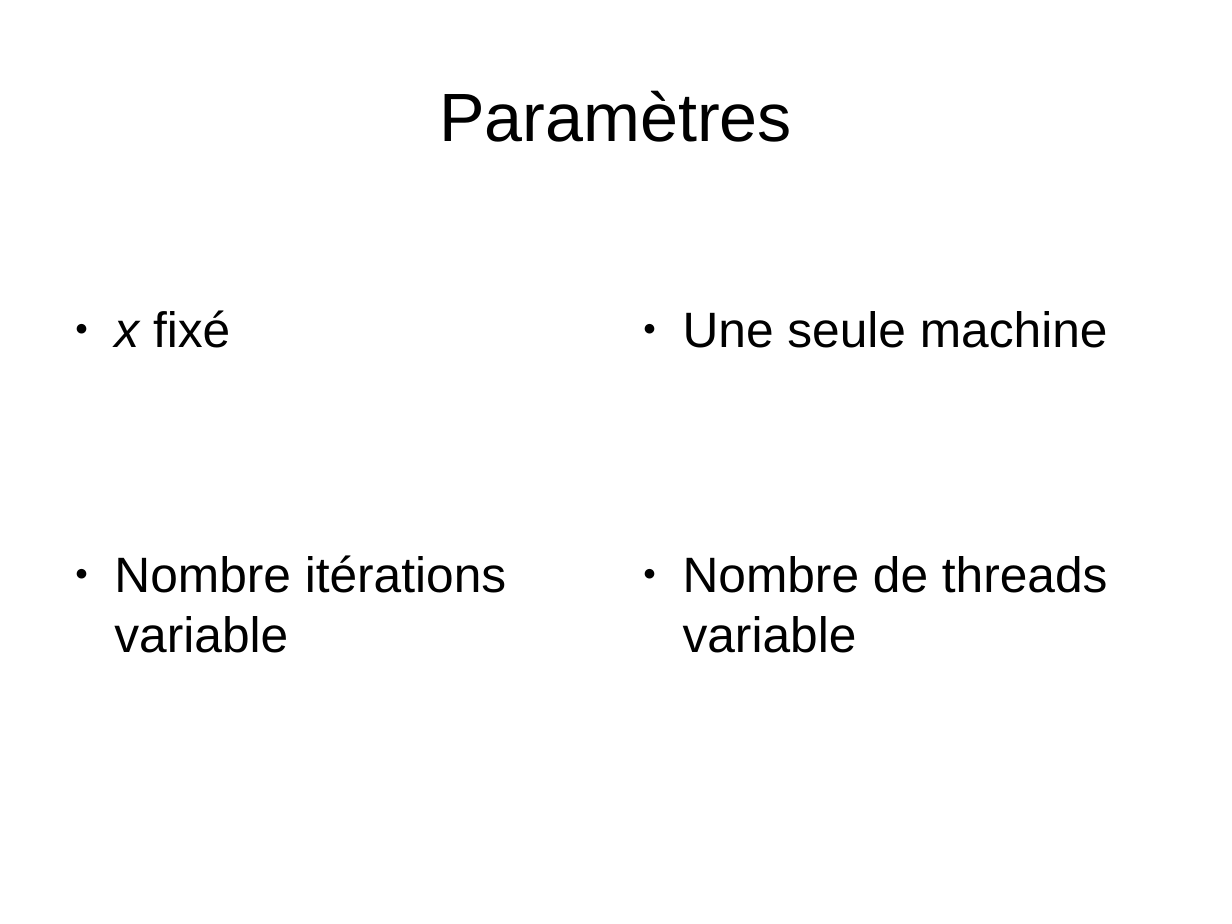
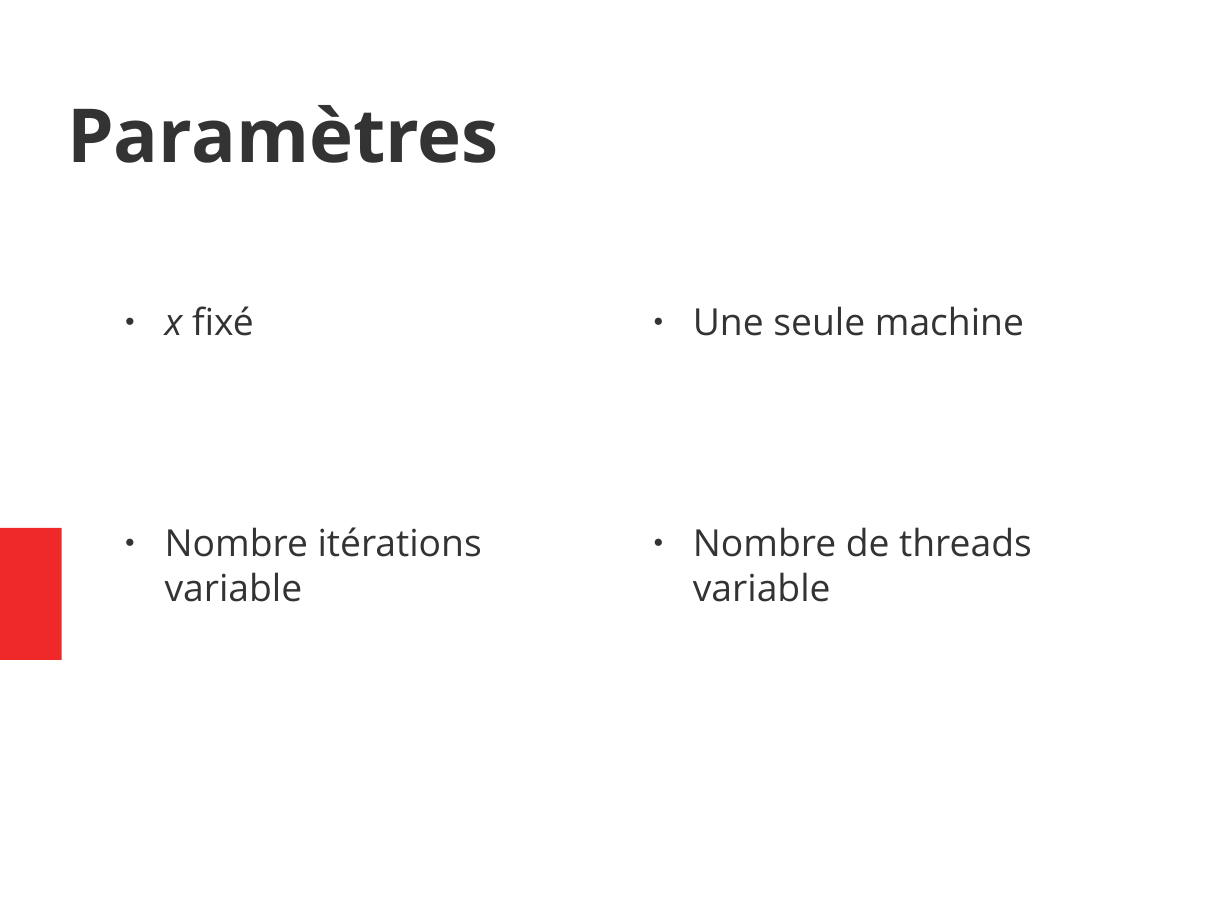
Before and after one commit to Elnathbeta/perf-project, a slide deck: slide 5 of oral.odp. Drawn at 1232x924 pixels with LibreOffice and Linux fonts; fonts in the diff are those of the drawing. Boxes give left, top, right and bottom in pixels: in the first picture for what was removed or moved away, otherwise in the second. Text is boxed around its words. In the diff, an @@ line names an element or a change of style, - is before the commit and + after.

```diff
--- a/oral.odp
+++ b/oral.odp
@@ title "Paramètres": place and size @@
-title "Paramètres" at [439,90,792,142]
+title "Paramètres" at [67,105,499,163]
@@ title "Paramètres" at [67,105,499,163]: size 44 to 48 pt, font Arial to Open Sans, text colour #000000 to #333333, bold on; alignment centre to left @@
@@ text "x fixé" at [165,306,482,602]: size 32 to 24 pt, font Arial to Open Sans, text colour #000000 to #333333; more space between paragraphs; bullet colour #000000 to #333333 @@
@@ text "x fixé": place and size @@
-text "x fixé" at [114,310,506,653]
+text "x fixé" at [165,306,482,602]
@@ text "Une seule machine": place and size @@
-text "Une seule machine" at [683,311,1108,653]
+text "Une seule machine" at [693,306,1032,602]
@@ text "Une seule machine" at [693,306,1032,602]: size 32 to 24 pt, font Arial to Open Sans, text colour #000000 to #333333; more space between paragraphs; bullet colour #000000 to #333333 @@
@@ rectangle added at [0,528,61,660], fill #EF2929 @@
```
Also in this commit, not shown: 7 other slides changed, 1 slide added, 1 slide removed, 3 other files.
